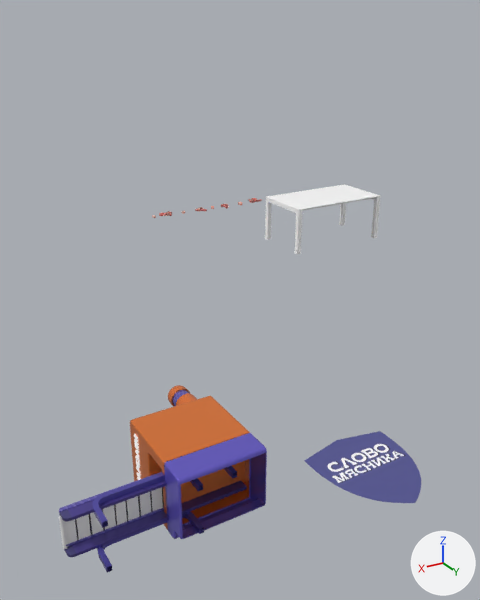
What one commit did to the glTF model build/models/Scene.glb.
Before and after are seen from a camera (50 mm lens) standing at (7.04, 8.24, 3.65) and looking at (1.5, -1.0, -0.97). Arrows for +X, +Y and +Z are at lower right; the lights stay in place. Where no turn or scale is listed for an object, it has been applied to the vertices.

The first picture shows 'Cutter', 'Logo_4', 'Table'.
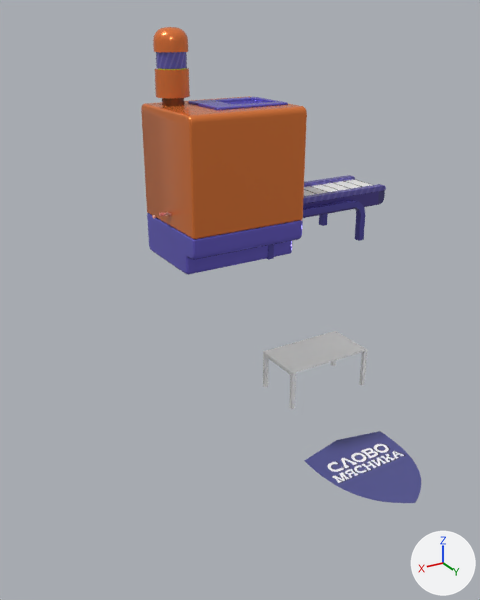
Where the change shows, as pixel boxes (x1, y1, x2, y2) in the pictures (480 x 600 px):
```json
{"object": "Cutter", "change": "moved, turned", "before": [59, 385, 267, 573], "after": [141, 27, 386, 275]}
{"object": "Table", "change": "moved", "before": [265, 184, 381, 254], "after": [263, 331, 367, 409]}
```

Scene script edits in JSON lines:
```json
{"op": "set", "path": "ob_cutter.location", "old": "(1.9, -0.9, -5.0)", "new": "(1.9, -0.95, 0.0)"}
{"op": "set", "path": "ob_cutter.rotation_euler", "old": "(1.571, -1.571, 0.0)", "new": "(0.0, 0.0, -1.571)", "note": "degrees (90, -90, 0) -> degrees (0, 0, -90)"}
{"op": "set", "path": "ob_table.location", "old": "(0.0, -0.7, 0.0)", "new": "(0.0, -0.7, -3.0)"}
```
